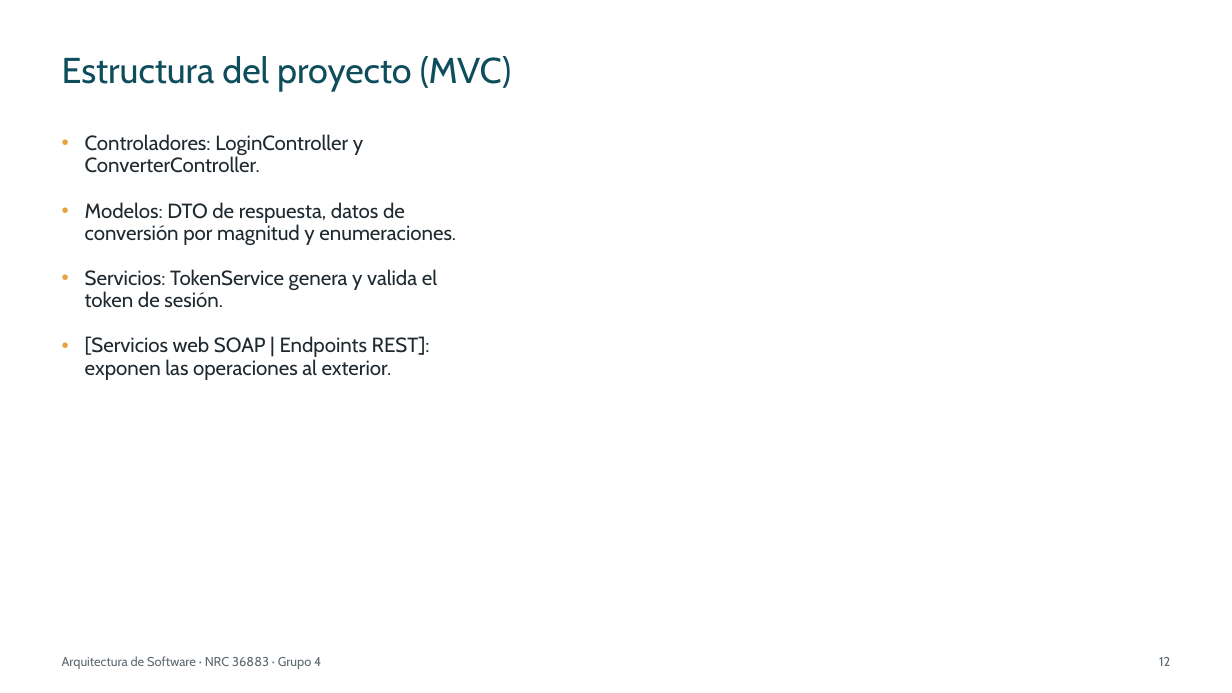
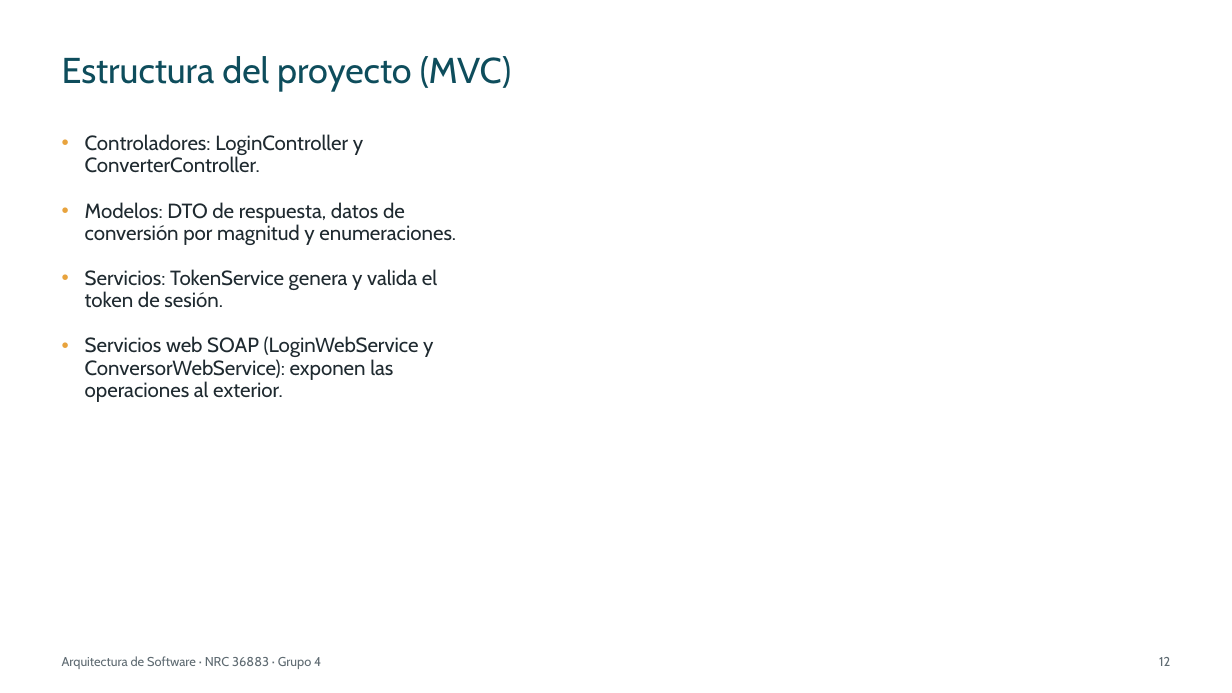
Before and after one commit to IMarcusDev/TI.1.1.-PAO202651_SOAP_JAVA_SINBDD_NRC_36883_GR04, a slide deck: slide 12 of 05. DOCUMENTACION/PRESENTACION TI.1.1. SOAP sin BDD en JAVA GR4.pptx. Drawn at 1232x693 pixels with LibreOffice and Linux fonts; fonts in the diff are those of the drawing. Boxes give left, top, right and bottom in pixels: in the first picture for what was removed or moved away, otherwise in the second. Text is boxed around its words. In the diff, an @@ line names an element or a change of style, - is before the commit and + after.

```diff
--- a/05. DOCUMENTACION/PRESENTACION TI.1.1. SOAP sin BDD en JAVA GR4.pptx
+++ b/05. DOCUMENTACION/PRESENTACION TI.1.1. SOAP sin BDD en JAVA GR4.pptx
@@ text at (x1=85, y1=336, x2=433, y2=402): text changed @@
-• [Servicios web SOAP | Endpoints REST]: exponen las operaciones al exterior.
+• Servicios web SOAP (LoginWebService y ConversorWebService): exponen las operaciones al exterior.
```
Also in this commit, not shown: 27 other slides changed.
